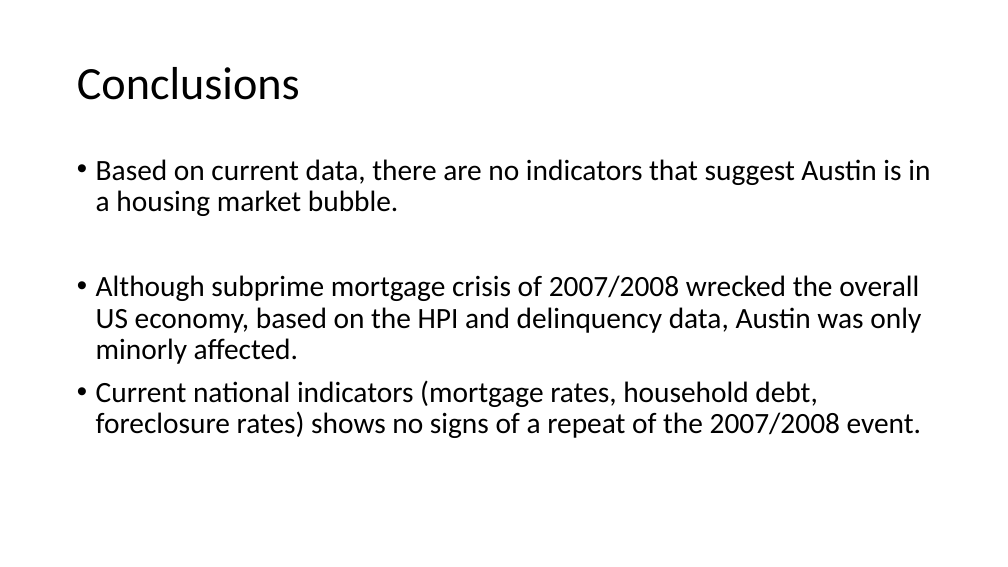
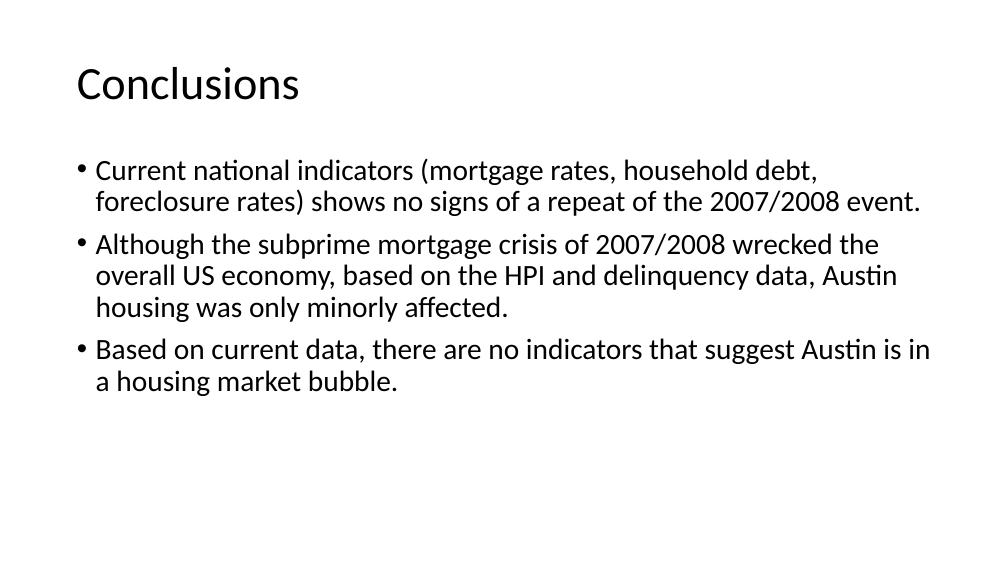
Before and after one commit to bowielh/Project1_Group1, a slide deck: slide 24 of Housing_Bubble.pptx (slide 22 before the commit). Drawn at 1008x567 pixels with LibreOffice and Linux fonts; fonts in the diff are those of the drawing. Boxes give left, top, right and bottom in pixels: in the first picture for what was removed or moved away, otherwise in the second. Text is boxed around its words. In the diff, an @@ line names an element or a change of style, - is before the commit and + after.

```diff
--- a/Housing_Bubble.pptx
+++ b/Housing_Bubble.pptx
@@ text at [96,158,921,322]: paragraphs added @@
+• Current national indicators (mortgage rates, household debt, foreclosure rates) shows no signs of a repeat of the 2007/2008 event.
+• Although the subprime mortgage crisis of 2007/2008 wrecked the overall US economy, based on the HPI and delinquency data, Austin housing was only minorly affected.
@@ text at [96,275,921,438]: paragraphs removed @@
-• Although subprime mortgage crisis of 2007/2008 wrecked the overall US economy, based on the HPI and delinquency data, Austin was only minorly affected.
-• Current national indicators (mortgage rates, household debt, foreclosure rates) shows no signs of a repeat of the 2007/2008 event.
```
Also in this commit, not shown: 4 other slides changed, 6 slides added, 2 slides removed, 7 other files.
